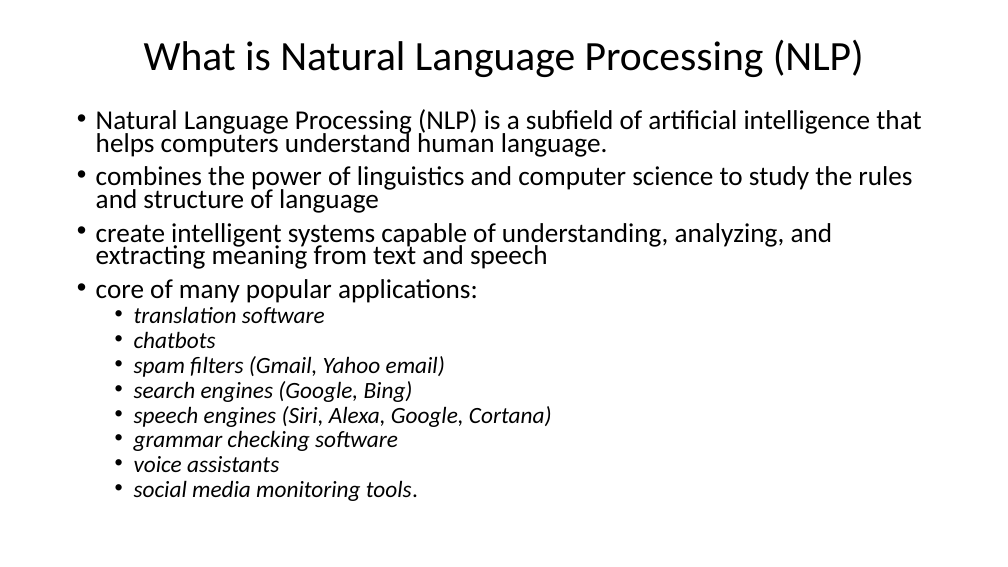
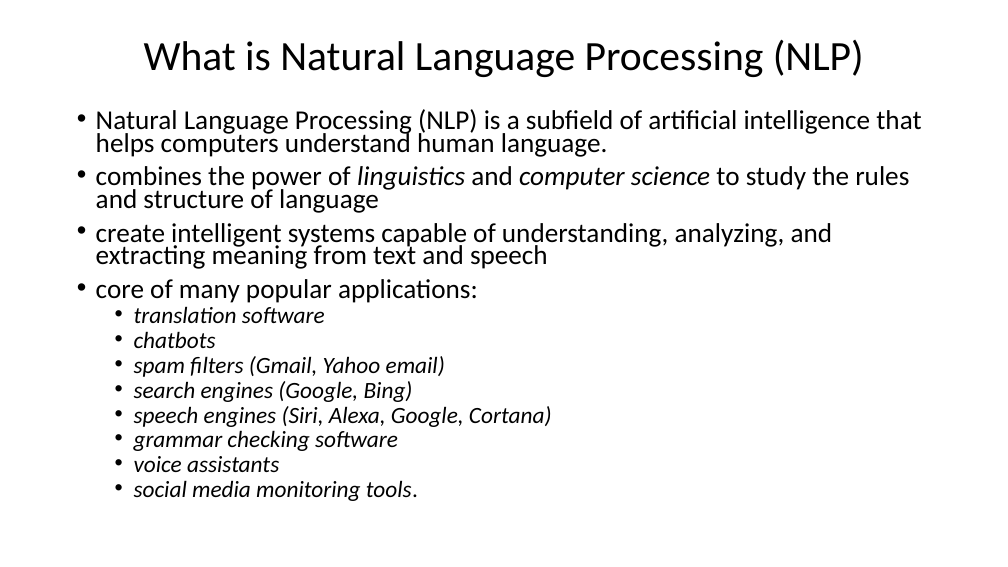
Before and after one commit to antongeorgescu/machine-learning-documentation, a slide deck: slide 4 of Natural Language Processing - Presentation.pptx. Drawn at 1008x567 pixels with LibreOffice and Linux fonts; fonts in the diff are those of the drawing. Boxes give left, top, right and bottom in pixels: in the first picture for what was removed or moved away, otherwise in the second. Text is boxed around its words. In the diff, an @@ line names an element or a change of style, - is before the commit and + after.

```diff
--- a/Natural Language Processing - Presentation.pptx
+++ b/Natural Language Processing - Presentation.pptx
@@ text at [96, 166, 909, 213]: italic on in "linguistics computer science" @@
```
Also in this commit, not shown: 3 other slides changed, 1 slide added.
